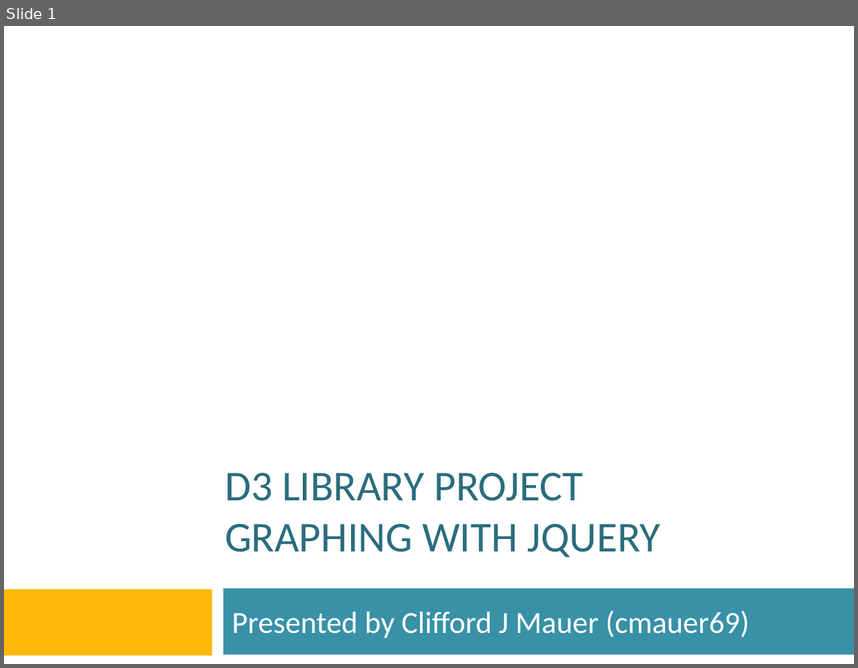
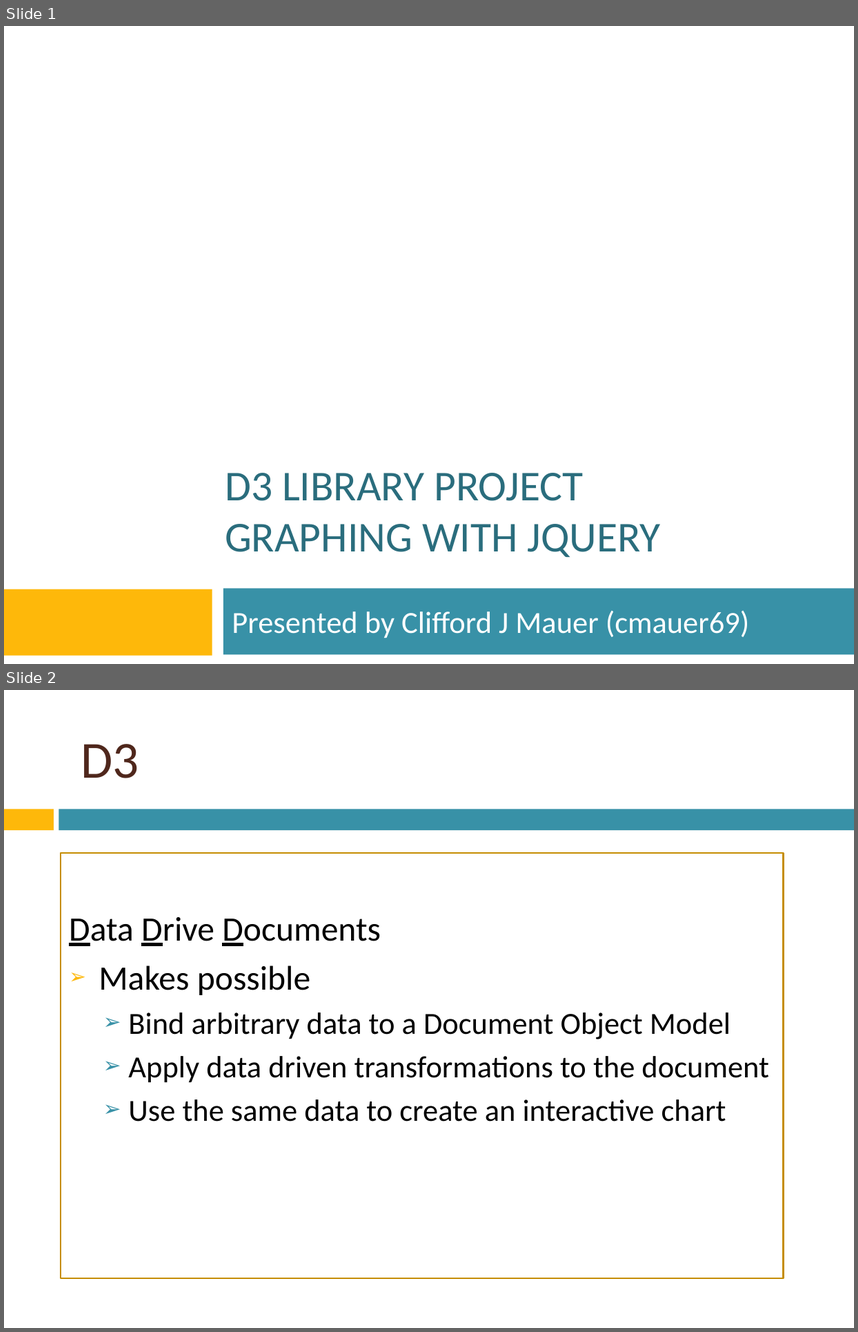
Before and after one commit to htc-ccis2591/js-library-project, a slide deck: D3-Library-project.pptx. Shown one above the other, each under a label of ours: slide 1 before the commit, slides 1 and 2 after it. The pictures are 858x668 and 858x1332 pixels, drawn with LibreOffice and Linux fonts; fonts in the diff are those of the drawing; background and template pictures are left out. Boxes give left, top, right and bottom in pixels: in the first picture for what was removed or moved away, otherwise in the second. Text is boxed around its words. In the diff, an @@ line names an element or a change of style, - is before the commit and + after.

```diff
--- a/D3-Library-project.pptx
+++ b/D3-Library-project.pptx
@@ slide 2 added at (4, 690, 854, 1328), background picture (left out) @@
@@ title added at (81, 744, 139, 778), 44 pt, text #4F271C @@
+D3
@@ rectangle added at (4, 809, 53, 830), fill #FEB80A @@
@@ rectangle added at (59, 809, 854, 830), fill #3891A7 @@
@@ text added at (61, 854, 784, 1279), outline #C58D01 1.5 pt, 26 pt, text #000000 @@
+Data Drive Documents
+➢ Makes possible
+  ➢ Bind arbitrary data to a Document Object Model
+  ➢ Apply data driven transformations to the document
+  ➢ Use the same data to create an interactive chart
```
Also in this commit, not shown: 3 slides changed, 15 other slides added, 16 slides removed.
